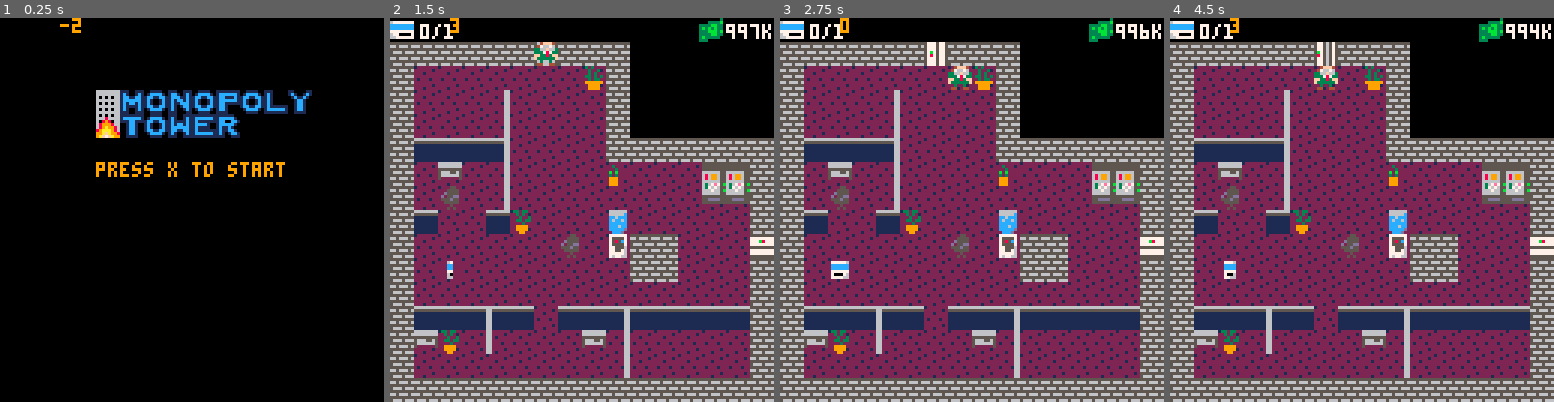
Above: before the commit, frames 1-4 (left to right).
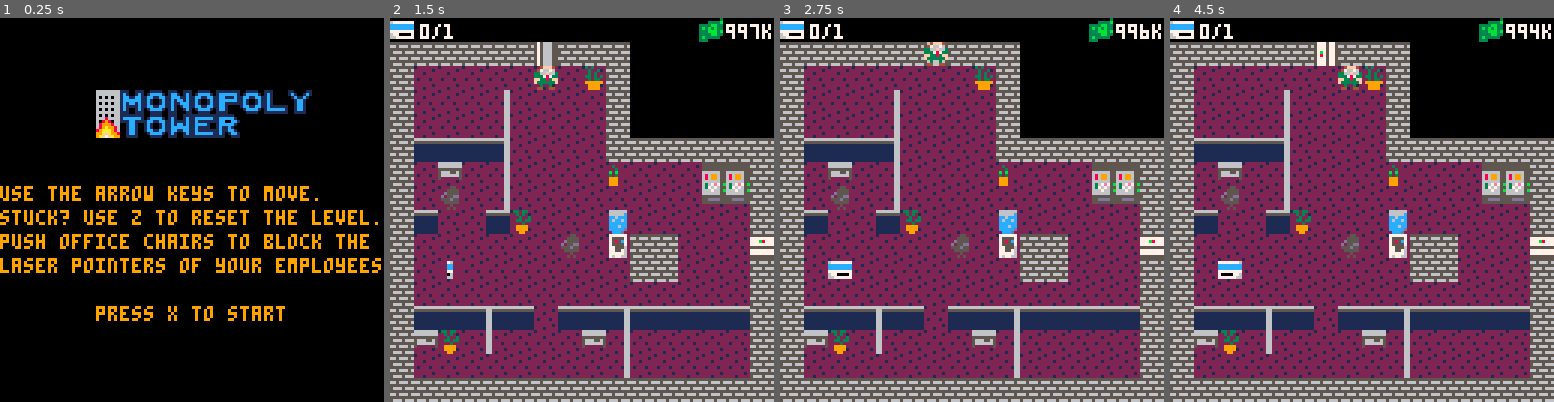
Above: after the commit, the same moments.

Repository: ojlyons/GameDesignProject
Game: PICO-8 cartridge art.p8
Two runs of this game, one before a commit and one after it. Both use one fixed random seed, a clock stepped at 60 frames per second and the inputs below.
Inputs:
- Up to frame 1 (0.25 s): no input
- Up to frame 2 (1.5 s): tap X (X key) at 0.33, 1.07 s; tap O (Z key) at 0.7 s
- Up to frame 3 (2.75 s): hold Right 1.6-2.1 s; tap O (Z key) at 1.7, 2.1, 2.5 s; tap X (X key) at 1.85 s; hold Up 2.15-2.42 s; hold Right from 2.47 s (still down)
- Up to frame 4 (4.5 s): tap O (Z key) every 0.4 s from 2.9 to 4.1 s; tap X (X key) at 2.97, 4.08 s; release Right at 3.03 s; hold Left 3.08-3.58 s; hold Down 3.63-3.97 s; hold Right from 4.02 s (still down)

The runs differ from the first frame. In frame 1, 7.4% of the frame differs, in the area x 0-100%, y 0-79%; in frame 2, 0.7%; in frame 3, 0.8%; in frame 4, 1.0%.

Commit message:
Music is back, title screen changed, camera logic changed

Diff:
--- a/art.p8
+++ b/art.p8
@@ -107,13 +107,13 @@
  timer = 0
  cards_found = 0
  cards_total = levels[level]['crds']
- if level>8 then
-  camera_x = ((level-1)*64)-(flr((level-1)/8)*512)
+ --if level>8 then
+  camera_x = ((level-1)*128)-(flr((level-1)/8)*1024)
   camera_y = flr((level-1)/8) * 128
- else
-  camera_x = ((level-1)*128) - (flr((level-1)/8)*2048)
-  camera_y = flr((level-1)/8) * 128
- end
+ --else
+ -- camera_x = ((level-1)*128)
+ -- camera_y = flr((level-1)/8) * 128
+ --end
  px = levels[level]['xs']
  py = levels[level]['ys']
  e_loc = {px, py}
@@ -269,12 +269,17 @@
 
 function _update()
 	if level_status == -2 then
-		if btn(5) then level_status = -1 end
+		if btn(5) then
+		 level_status = 2
+         music(1)
+		end
 		flame()
+		return
 	end
 	if level_status == -1 then
 		draw_directions()
 		if btn(4) then level_status = 2 end
+		return
 	else
 	 timer += 1
 	 st += 1
@@ -335,38 +340,39 @@
 	  resetlevel()
 	 end
 
-	 if btn(5) then
-	  level += 1
-	  load_level()
-	 end
+	 --if btn(5) then
+	 -- level += 1
+	 -- load_level()
+	 --end
 	end
 end
 
 function _init()
- music(1)
  fillsprites()
 end
 
 function draw_menu()
 	spr(96, 32, 24, 9, 2, false, false)
 	spr(flame_sprite, 32, 32, 1, 1, false, false)
-	print("press x to start", 32, 48, 9)
+	print("press x to start", 32, 96, 9)
+	print("use the arrow keys to move.", 0, 56, 9)
+	print("stuck? use z to reset the level.",0,64,9)
+	print("push office chairs to block the",0,72,9)
+	print("laser pointers of your employees.", 0, 80, 9)
 end
 
 function draw_directions()
-	--[[print("you are the ceo of a major corporation." ,0,0,9)
-	print("after months of tension, things have" ,0,8,9)
-	print("finally come to a boil when you began", 0, 16, 9)
-	print("charging employees to drink from the",0,24,9)
-	print("water cooler. now they are rebelling.",0,32,9)
-	print("you must escape your office tower " ,0,40,9)
-	print("without being caught in their sight.", 0, 48, 9)
-	]]
-
-	print("use the arrow keys to move", 12, 56, 9)
-	print("use z to reset the level.",15,64,9)
-	print("push chairs to deflect lasers!",5,72,9)
-	print("press z to continue", 27, 88, 7)
+	--print("you are the ceo of a major corporation." ,0,0,9)
+	--print("after months of tension, things have" ,0,8,9)
+	--print("finally come to a boil when you began", 0, 16, 9)
+	--print("charging employees to drink from the",0,24,9)
+	--print("water cooler. now they are rebelling.",0,32,9)
+	--print("you must escape your office tower " ,0,40,9)
+	--print("without being caught in their sight.", 0, 48, 9)
+	print("use the arrow keys to move", 0, 56, 9)
+	print("use z to reset the level.",0,64,9)
+	print("push chairs to avoid being caught",0,72,9)
+	print("press z to continue", 0, 80, 9)
 end
 
 function draw_game()
@@ -400,7 +406,7 @@
 
 function _draw()
  cls()
- print(level_status,20,0,9)
+ --print(level_status,20,0,9)
  if level_status == -2 then
  	draw_menu()
  end
Not shown, changed: the sound effects (__sfx__) section of art.p8
